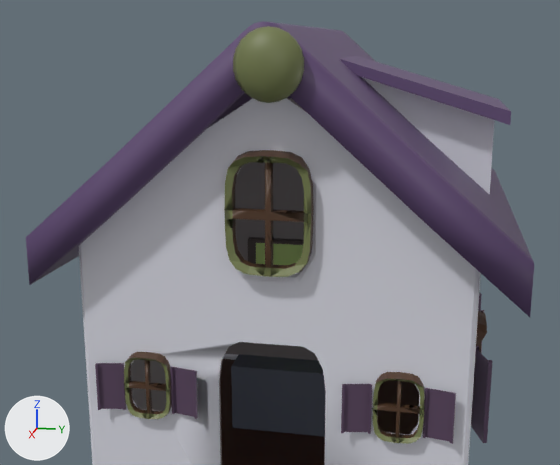
A saved change to the OBJ model Models/House2.obj.
The view is the same before and after, from a 50 mm lens placed at (2.262, 0.366, 0.82), pointed at (0.706, 0.055, 0.431). Every picture has the same lights, and +X, +Y and +Z are marked at lower left. Where no turn or scale is listed for an object, it has been applied to the vertices.

Objects in the first picture: 'Cube.001', 'Cube.003', 'Cube.016', 'House4', 'Sphere.001', 'floor', 'panebackground.003', 'roof', 'wall1', 'window', 'window.001', 'window.004'.
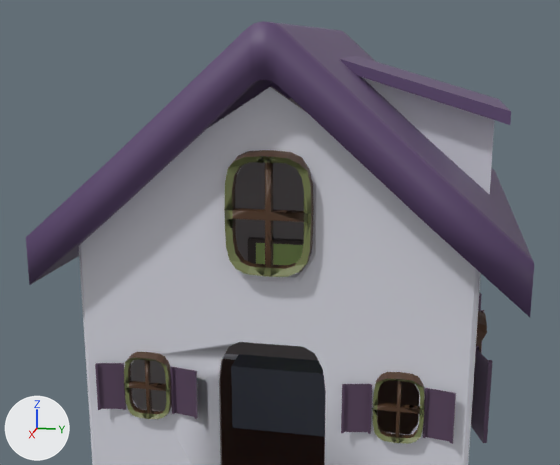
The change, as a list of edits to the scene's bpy script:
```text
Remove ob_sphere_001:
    ob_sphere_001 = bpy.data.objects.new('Sphere.001', me_sphere_001)
    ob_sphere_001.location = (0.0, 0.0, 0.0)
```

Boxes [x1, y1, x2, y2] around the edits, measured in the pictures (560 x 465 px):
'Sphere.001', deleted (green)
    before: [233, 26, 304, 103]
